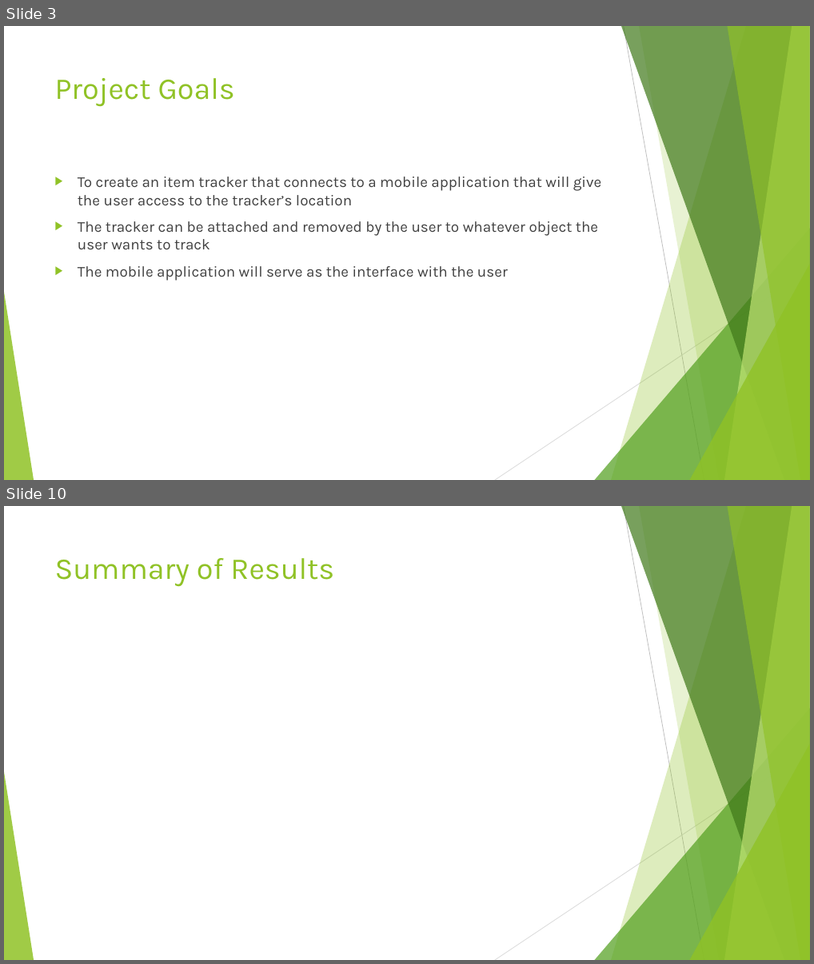
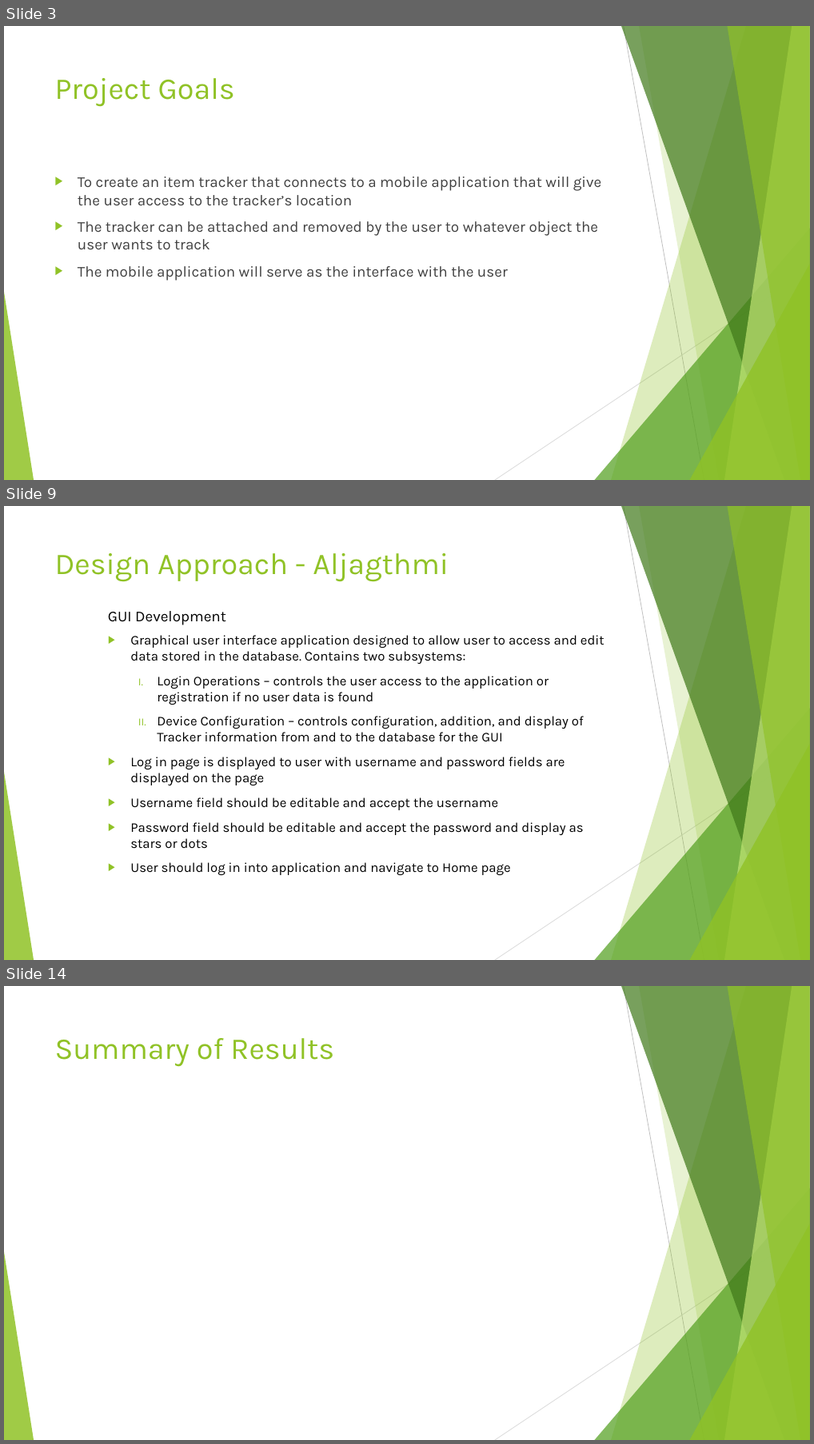
Before and after one commit to dontaylor6000/Group27_Tracker, a slide deck: Documentation/Group27FinalPresentation.pptx. Shown one above the other, each under a label of ours: slides 3 and 10 before the commit, slides 3, 9 and 14 after it; the slides between them are not shown. The pictures are 814x964 and 814x1444 pixels, drawn with LibreOffice and Linux fonts; fonts in the diff are those of the drawing. Boxes give left, top, right and bottom in pixels: in the first picture for what was removed or moved away, otherwise in the second. Text is boxed around its words. In the diff, an @@ line names an element or a change of style, - is before the commit and + after.

```diff
--- a/Documentation/Group27FinalPresentation.pptx
+++ b/Documentation/Group27FinalPresentation.pptx
@@ slide 9 added at (x1=4, y1=506, x2=810, y2=960), background #FFFFFF; not listed: 10 template elements that a slide beside it also shows @@
@@ title added at (x1=55, y1=553, x2=449, y2=581), 36 pt, text #90C226 @@
+Design Approach - Aljagthmi
@@ text added at (x1=108, y1=611, x2=226, y2=625), 18 pt, text #000000 @@
+GUI Development
@@ text added at (x1=130, y1=635, x2=605, y2=875), 16 pt, text #000000 @@
+▶ Graphical user interface application designed to allow user to access and edit data stored in the database. Contains two subsystems:
+  I. Login Operations – controls the user access to the application or registration if no user data is found
+  II. Device Configuration – controls configuration, addition, and display of Tracker information from and to the database for the GUI
+▶ Log in page is displayed to user with username and password fields are displayed on the page
+▶ Username field should be editable and accept the username
+▶ Password field should be editable and accept the password and display as stars or dots
+▶ User should log in into application and navigate to Home page
@@ what was slide 10 is now slide 14 @@
```
Also in this commit, not shown: 5 slides changed, 7 other slides added, 2 slides removed, 1 other file.
